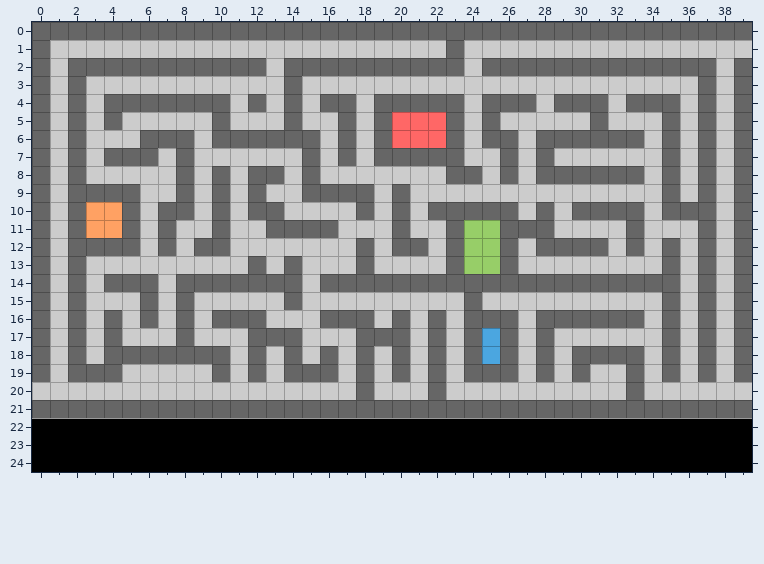
One commit to this Tiled map: core/assets/maps/maze.tmx. That is the earlier state.
Cells are 32x32 px. Shown: x 0..39, y 0..24.
New version:
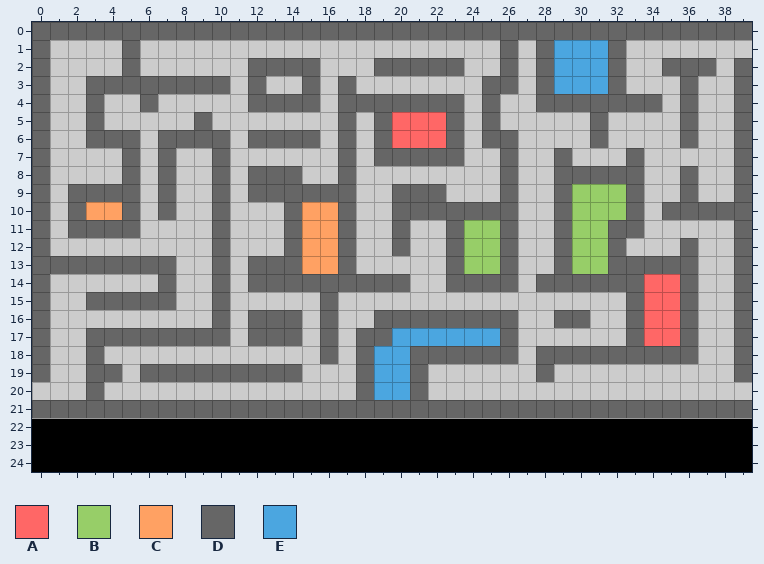
Key: from "tiles": A 0, B 1, C 3, D 5, E 6.
_ is an empty cell.
The exact change:
Layer "top":
y 1: x 5 _ -> D; x 23 D -> _; x 26 _ -> D; x 28..32 _____ -> DEEED
y 2: x 2..4 DDD -> ___; x 6..11 DDDDDD -> ______; x 13 _ -> D; x 16..18 DDD -> ___; x 25 D -> _; x 27 D -> _; x 29..31 DDD -> EEE; x 33..34 DD -> __
y 3: x 2..10 D________ -> _DDDDDDDD; x 12 _ -> D; x 14..15 D_ -> _D; x 17 _ -> D; x 25..26 __ -> DD; x 28..32 _____ -> DEEED; x 36..37 _D -> D_
y 4: x 2..5 D_DD -> _D__; x 7..10 DDDD -> ____; x 13 _ -> D; x 15..16 _D -> D_; x 18 _ -> D; x 26..28 DD_ -> __D; x 32 _ -> D; x 35..37 D_D -> _D_
y 5: x 2..4 D_D -> _D_; x 9..10 _D -> D_; x 14 D -> _; x 35..37 D_D -> _D_
y 6: x 2..6 D___D -> _DDD_; x 9 _ -> D; x 11 D -> _; x 28..30 DDD -> ___; x 32..33 DD -> __; x 35..37 D_D -> _D_
y 7: x 2 D -> _; x 4 D -> _; x 6..8 D_D -> _D_; x 10 _ -> D; x 15 D -> _; x 28..29 D_ -> _D; x 33 _ -> D; x 35 D -> _; x 37 D -> _
y 8: x 2 D -> _; x 5 _ -> D; x 7..8 _D -> D_; x 14..15 _D -> D_; x 17 _ -> D; x 23..24 DD -> __; x 28 D -> _; x 35..37 D_D -> _D_
y 9: x 7..8 _D -> D_; x 13..14 __ -> DD; x 18 D -> _; x 21..22 __ -> DD; x 26 _ -> D; x 29..33 _____ -> DBBBD; x 35..37 D_D -> _D_
y 10: x 8 D -> _; x 12..18 DD____D -> __DCCD_; x 21 _ -> D; x 28..32 D_DDD -> _DBBB; x 38 _ -> D
y 11: x 3..4 CC -> DD; x 7 D -> _; x 13 D -> _; x 15..17 DD_ -> CCD; x 27..32 DD____ -> __DBBD; x 37 D -> _
y 12: x 2..5 DDDD -> ____; x 7 D -> _; x 9 D -> _; x 14..18 ____D -> DCCD_; x 21 D -> _; x 28 D -> _; x 30..33 DD_D -> BBD_; x 35..37 D_D -> _D_
y 13: x 1 _ -> D; x 3..7 _____ -> DDDDD; x 10 _ -> D; x 13 _ -> D; x 15..18 ___D -> CCD_; x 29..34 ______ -> DBBDDD; x 36..37 _D -> D_
y 14: x 2 D -> _; x 4..9 DDD_DD -> ___D__; x 11 D -> _; x 15 _ -> D; x 21..22 DD -> __; x 27 D -> _; x 34..37 DD_D -> AAD_
y 15: x 2..5 D___ -> _DDD; x 7..8 _D -> D_; x 10 _ -> D; x 14 D -> _; x 16 _ -> D; x 24 D -> _; x 33..37 __D_D -> DAAD_
y 16: x 2 D -> _; x 4 D -> _; x 6 D -> _; x 8 D -> _; x 11 D -> _; x 13..14 __ -> DD; x 17..19 DD_ -> __D; x 21 _ -> D; x 23 _ -> D; x 28 D -> _; x 31..32 DD -> __; x 34..37 _D_D -> AAD_
y 17: x 2..3 D_ -> _D; x 5..7 ___ -> DDD; x 9..10 __ -> DD; x 16 _ -> D; x 20..24 D_D_D -> EEEEE; x 28 D -> _; x 33..37 __D_D -> DAAD_
y 18: x 2..10 D_DDDDDDD -> _D_______; x 12 D -> _; x 14 D -> _; x 19..21 _D_ -> EED; x 23 _ -> D; x 25 E -> D; x 29 _ -> D; x 34 _ -> D; x 36..37 _D -> D_
y 19: x 2 D -> _; x 6..9 ____ -> DDDD; x 11 _ -> D; x 13 _ -> D; x 15..16 DD -> __; x 19..22 _D_D -> EED_; x 24..26 DDD -> ___; x 30 D -> _; x 33 D -> _; x 35 D -> _; x 37 D -> _
y 20: x 3 _ -> D; x 19..22 ___D -> EED_; x 33 D -> _
